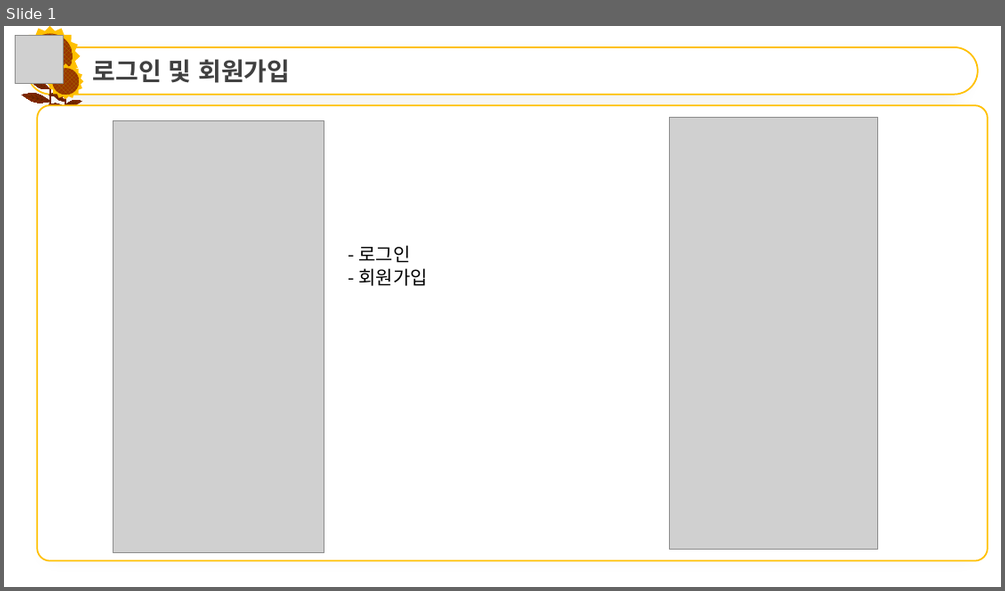
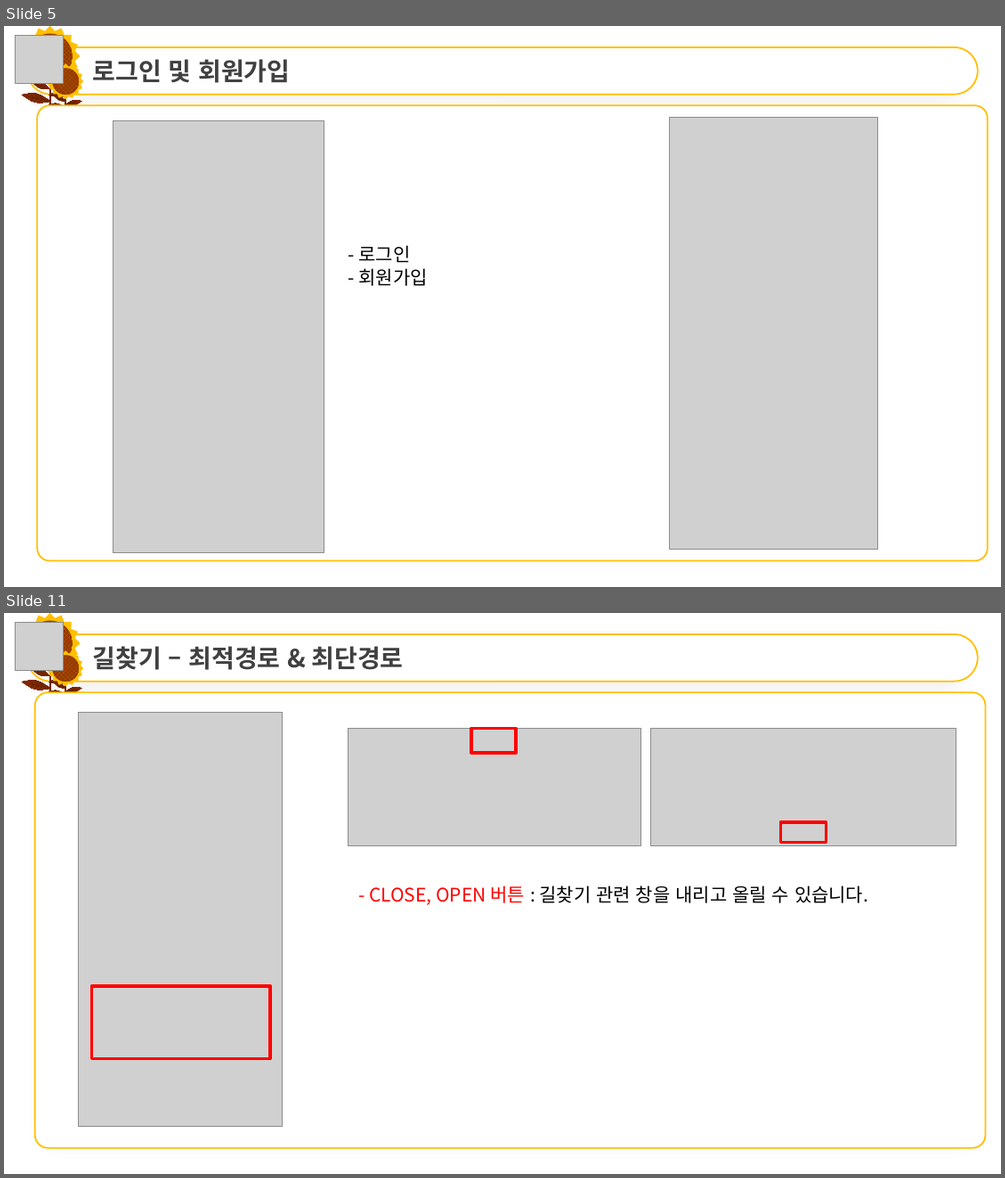
Before and after one commit to sanggae4133/capstone_1_ANY_WAY, a slide deck: 사용설명.pptx. Shown one above the other, each under a label of ours: slide 1 before the commit, slides 5 and 11 after it; the slides between them are not shown. The pictures are 1005x591 and 1005x1178 pixels, drawn with LibreOffice and Linux fonts; fonts in the diff are those of the drawing; grey boxes stand for pictures. Boxes give left, top, right and bottom in pixels: in the first picture for what was removed or moved away, otherwise in the second. Text is boxed around its words. In the diff, an @@ line names an element or a change of style, - is before the commit and + after.

```diff
--- a/사용설명.pptx
+++ b/사용설명.pptx
@@ slide 11 added at bbox=[4, 613, 1001, 1174], background #FFFFFF @@
@@ picture added at bbox=[15, 622, 63, 670] @@
@@ star added at bbox=[20, 613, 81, 674], fill #FFC000 @@
@@ rounded rectangle added at bbox=[27, 634, 978, 681], fill #FFFFFF, outline #FFC000 1.5 pt, 24 pt, text #404040, bold @@
+  길찾기 – 최적경로 & 최단경로
@@ ellipse added at bbox=[27, 620, 72, 666], fill pattern #A47D00 on #993300 @@
@@ line added from (49, 662) to (49, 708), #762700 1.75 pt @@
@@ group added at bbox=[21, 677, 52, 692]: 8 freeform shapes @@
@@ rounded rectangle added at bbox=[35, 692, 986, 1148], fill #FFFFFF, outline #FFC000 1.5 pt @@
@@ group added at bbox=[31, 666, 51, 679]: 8 freeform shapes @@
@@ group added at bbox=[48, 672, 78, 686]: 8 freeform shapes @@
@@ group added at bbox=[48, 650, 84, 706]: 24 freeform shapes, 1 line, 1 star, 1 ellipse @@
@@ picture added at bbox=[78, 713, 282, 1126] @@
@@ picture added at bbox=[348, 728, 640, 845] @@
@@ rectangle added at bbox=[471, 728, 516, 753], outline #FF0000 3 pt @@
@@ picture added at bbox=[650, 728, 956, 845] @@
@@ rectangle added at bbox=[781, 822, 826, 843], outline #FF0000 3 pt @@
@@ text added at bbox=[369, 885, 868, 905], 18 pt, text #000000 @@
+- CLOSE, OPEN 버튼 : 길찾기 관련 창을 내리고 올릴 수 있습니다.
@@ rectangle added at bbox=[91, 986, 270, 1059], outline #FF0000 3 pt @@
@@ what was slide 1 is now slide 5 @@
```
Also in this commit, not shown: 4 slides changed, 9 other slides added, 2 other files.
